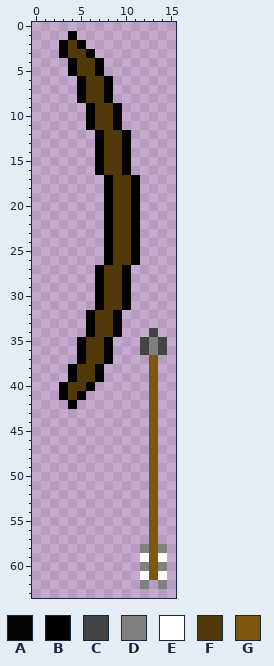
Pixel-art sprite, stored at Assets/Weapons/Bow & Arrow/bow_arrow.png. Above is the file before it was changed.
The file is 16x64 pixels. Pixels under 10% opacity are left out.
Palette (. is transparent): A #000000f7  B #000000  C #444444  D #808080  E #ffffff  F #52390a  G #7d570f
Pixels before, first column x 3:
 1 .B..........
 2 BFB.........
 3 BFFB........
 4 .BFFB.......
 5 .BFFB.......
 6 ..BFFB......
 7 ..BFFB......
 8 ..BFFB......
 9 ...BFFB.....
10 ...BFFB.....
11 ...BFFB.....
12 ....BFFB....
13 ....BFFB....
14 ....BFFB....
15 ....BFFB....
16 ....BFFB....
17 .....BFFB...
18 .....BFFB...
19 .....BFFB...
20 .....BFFB...
21 .....BFFB...
22 .....BFFB...
23 .....BFFB...
24 .....BFFB...
25 .....BFFB...
26 .....BFFB...
27 ....BFFB....
28 ....BFFB....
29 ....BFFB....
30 ....BFFB....
31 ....BFFB....
32 ...BFFB.....
33 ...BFFB.....
34 ...BFFB...C.
35 ..BFFB...CDC
36 ..BFFB...CDC
37 ..BFFB....G.
38 .BFFA.....G.
39 .BFFB.....G.
40 BFFB......G.
41 BFB.......G.
42 .B........G.
43 ..........G.
44 ..........G.
45 ..........G.
46 ..........G.
47 ..........G.
48 ..........G.
49 ..........G.
50 ..........G.
51 ..........G.
52 ..........G.
53 ..........G.
54 ..........G.
55 ..........G.
56 ..........G.
57 ..........G.
58 .........DGD
59 .........EGE
60 .........DGD
61 .........EGE
62 .........D.D
Now the later version:
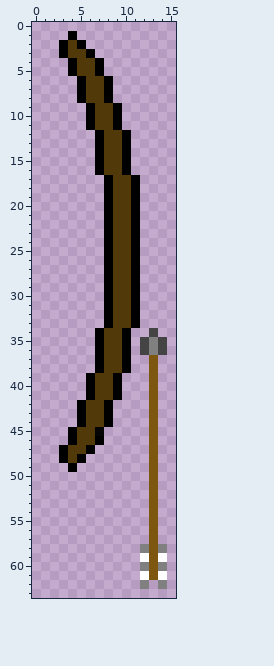
Edits made:
The author put colour A in row 45 at x 7.
The author put colour B in rows 27 to 33 at x 11; in rows 34 to 38 at x 10; in rows 39 to 40 at x 9; in row 41 at x 6 and 9; in rows 42 to 44 at x 5 and 8; in row 45 at x 4.
The author put colour B in row 46 at x 4 and 7; in row 47 at x 3 and 6; in row 48 at x 3 and 5; in row 49 at x 4.
Colour A becomes colour B in row 38 at x 7.
Colour F becomes colour B in rows 27 to 33 at x 8; in rows 34 to 37 at x 7; in row 39 at x 6.
The author put colour F in rows 32 to 33 at x 10; in rows 35 to 37 at x 9; in row 38 at x 8 to 9; in row 39 at x 8; in rows 40 to 41 at x 7 to 8; in rows 42 to 44 at x 6 to 7.
The author put colour F in rows 45 to 46 at x 5 to 6; in row 47 at x 4 to 5; in row 48 at x 4.
Colour B becomes colour F in rows 27 to 31 at x 10; in rows 32 to 34 at x 9; in rows 35 to 37 at x 8; in row 39 at x 7.
The edit erases colour B in rows 27 to 31 at x 7; in rows 32 to 34 at x 6; in rows 35 to 37 at x 5; in rows 38 to 39 at x 4; in row 40 at x 3; in row 41 at x 3 and 5.
The edit erases colour B in row 42 at x 4.
The edit erases colour F in rows 32 to 33 at x 7; in rows 35 to 37 at x 6; in row 38 at x 5 to 6; in row 39 at x 5; in row 40 at x 4 to 5; in row 41 at x 4.
